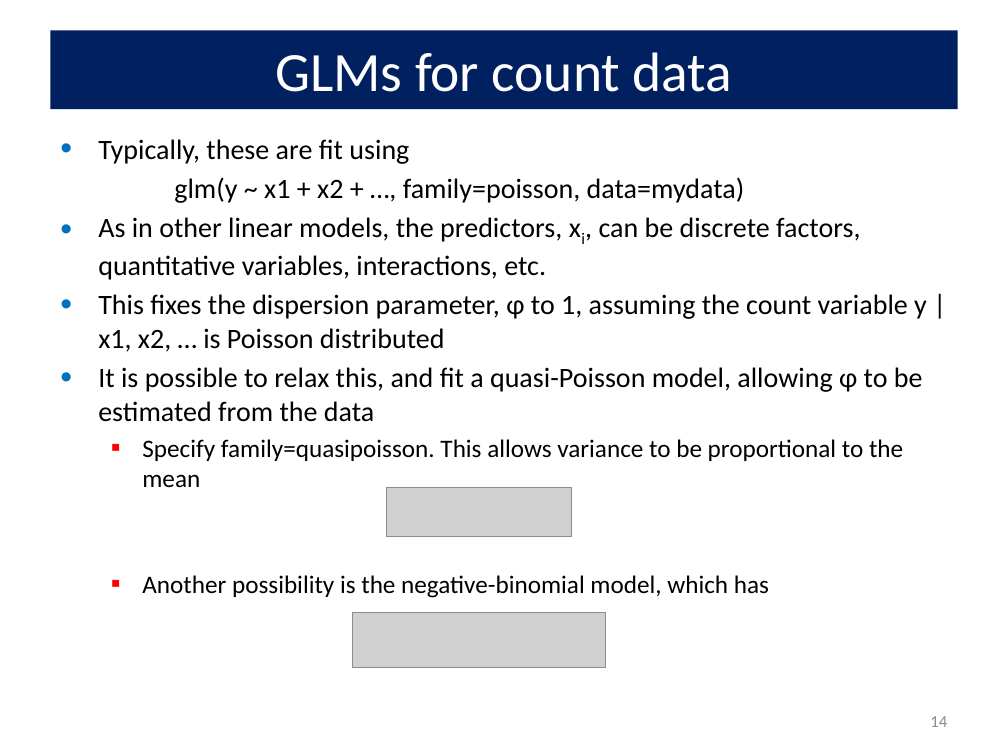
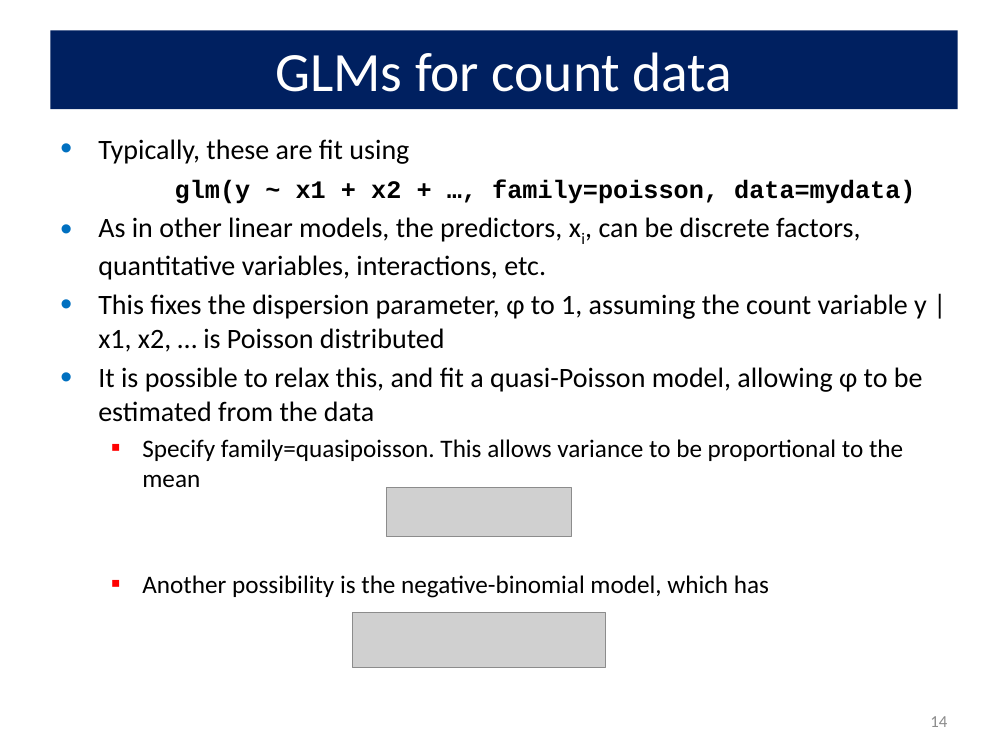
Before and after one commit to friendly/psy6136, a slide deck: slide 14 of lectures/09-CountData.pptx. Drawn at 1008x756 pixels with LibreOffice and Linux fonts; fonts in the diff are those of the drawing; grey boxes stand for pictures. Boxes give left, top, right and bottom in pixels: in the first picture for what was removed or moved away, otherwise in the second. Text is boxed around its words. In the diff, an @@ line names an element or a change of style, - is before the commit and + after.

```diff
--- a/lectures/09-CountData.pptx
+++ b/lectures/09-CountData.pptx
@@ text at (x1=175, y1=179, x2=915, y2=204): size 20 to 18 pt, font Calibri to Courier New, bold on in "glm(y ~ x1 + x2 + …, ..." @@
```
Also in this commit, not shown: 1 other slide changed, 11 other files.
